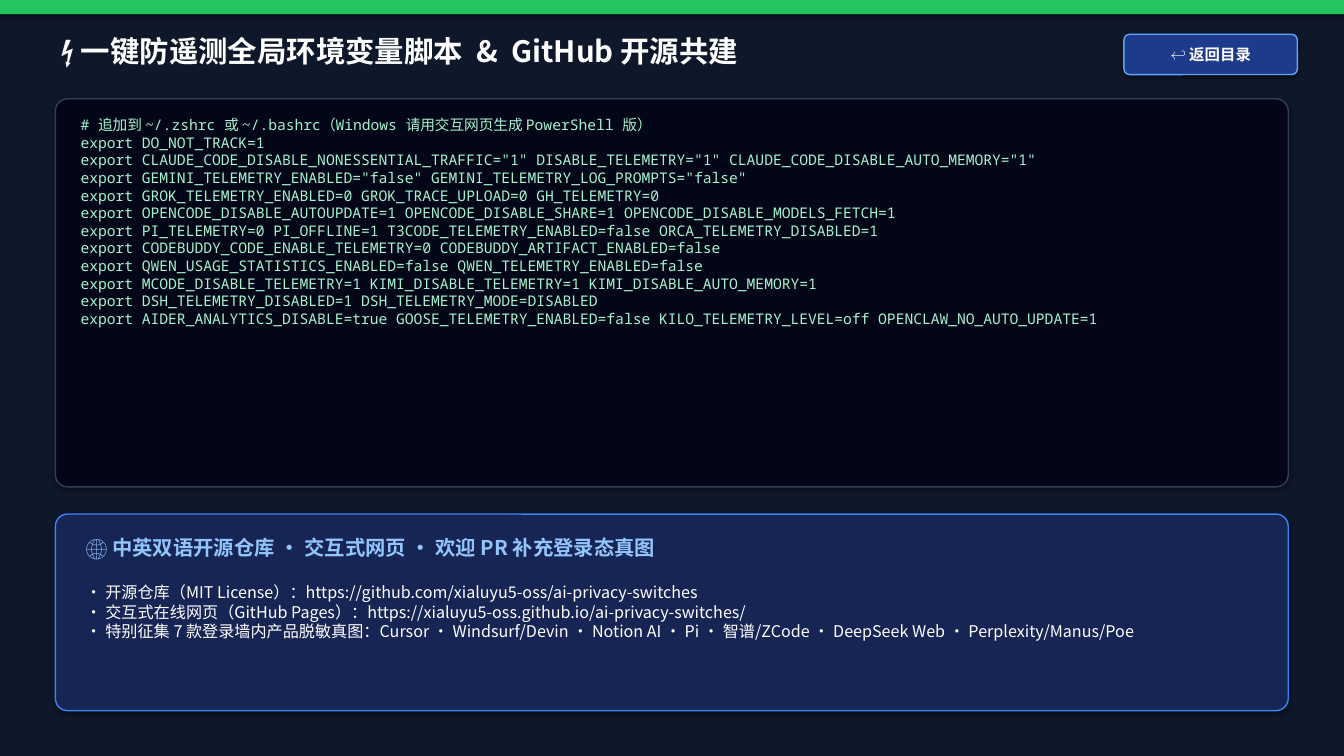
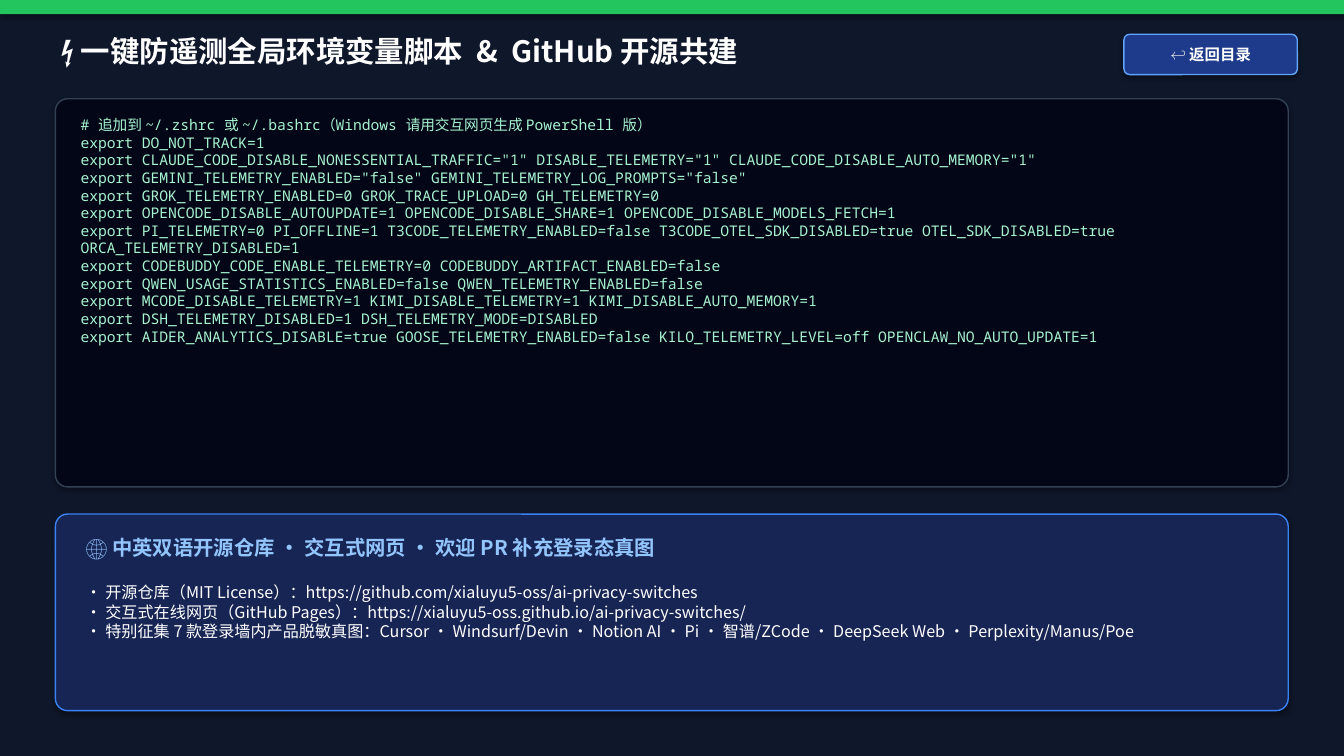
Before and after one commit to xialuyu5-oss/ai-privacy-switches, a slide deck: slide 33 of exports/AI_Agent_隐私记忆与防训练开关全手册_2026.pptx. Drawn at 1344x756 pixels with LibreOffice and Linux fonts; fonts in the diff are those of the drawing. Boxes give left, top, right and bottom in pixels: in the first picture for what was removed or moved away, otherwise in the second. Text is boxed around its words. In the diff, an @@ line names an element or a change of style, - is before the commit and + after.

```diff
--- a/exports/AI_Agent_隐私记忆与防训练开关全手册_2026.pptx
+++ b/exports/AI_Agent_隐私记忆与防训练开关全手册_2026.pptx
@@ text at [81, 224, 1115, 256]: text changed @@
-export PI_TELEMETRY=0 PI_OFFLINE=1 T3CODE_TELEMETRY_ENABLED=false ORCA_TELEMETRY_DISABLED=1
+export PI_TELEMETRY=0 PI_OFFLINE=1 T3CODE_TELEMETRY_ENABLED=false T3CODE_OTEL_SDK_DISABLED=true OTEL_SDK_DISABLED=true ORCA_TELEMETRY_DISABLED=1
```
Also in this commit, not shown: 31 other slides changed, 6 other files.
